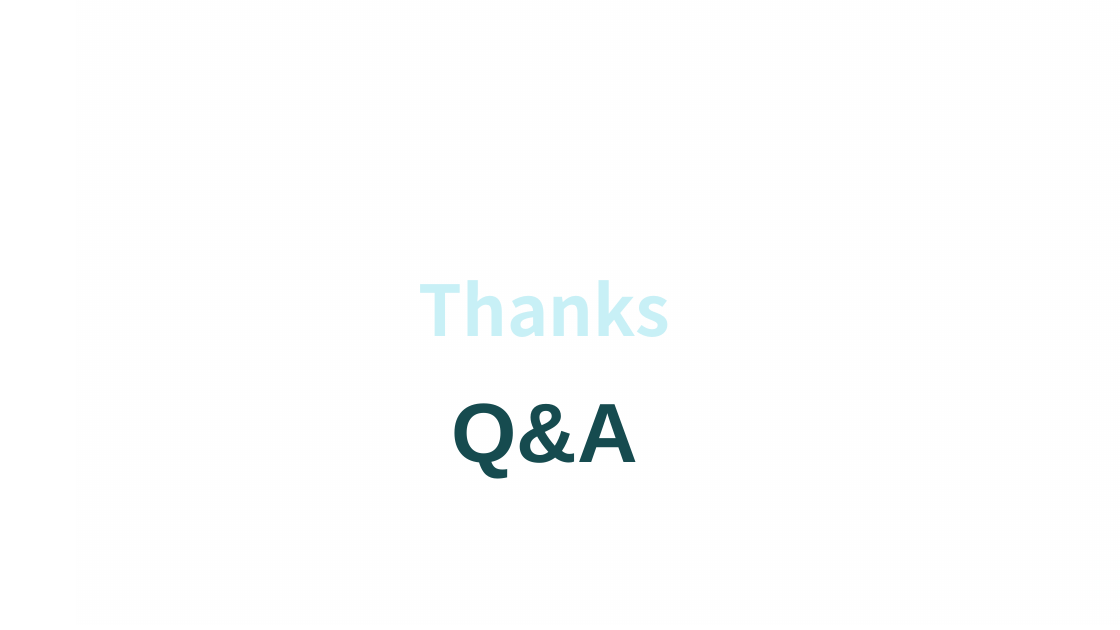
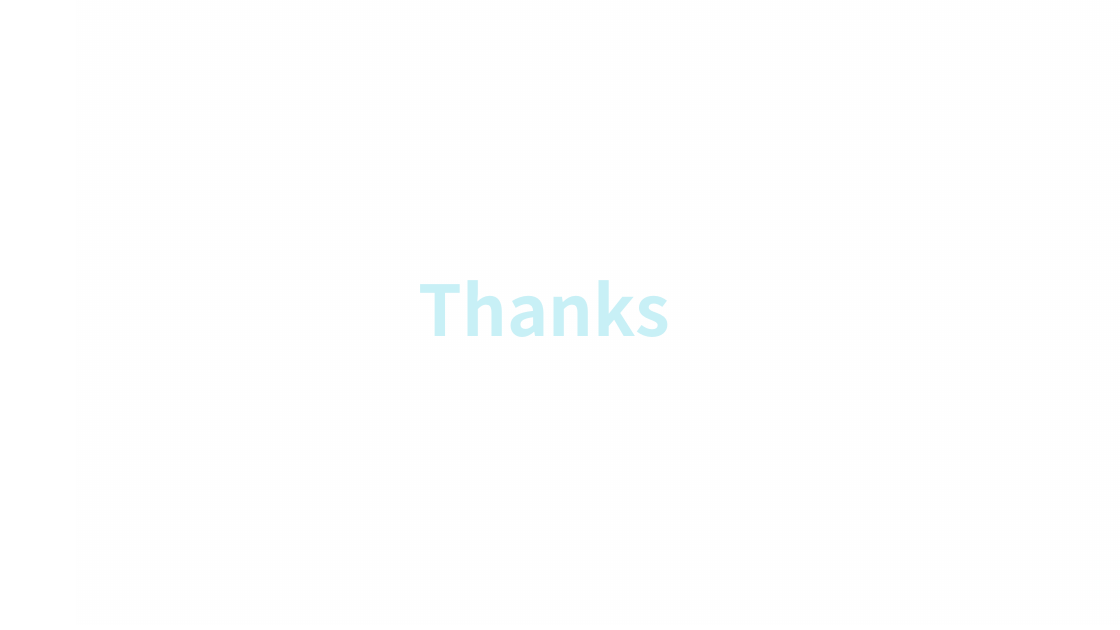
Before and after one commit to mxer/AudioSegmentation-1, a slide deck: slide 8 of 音频小组作业展示.pptx (slide 7 before the commit). Drawn at 1120x630 pixels with LibreOffice and Linux fonts; fonts in the diff are those of the drawing; background and template pictures are left out. Boxes give left, top, right and bottom in pixels: in the first picture for what was removed or moved away, otherwise in the second. Text is boxed around its words. In the diff, an @@ line names an element or a change of style, - is before the commit and + after.

```diff
--- a/音频小组作业展示.pptx
+++ b/音频小组作业展示.pptx
@@ text removed at (451, 403, 638, 478) @@
-Q&A
```
Also in this commit, not shown: 3 other slides changed, 1 slide added.
